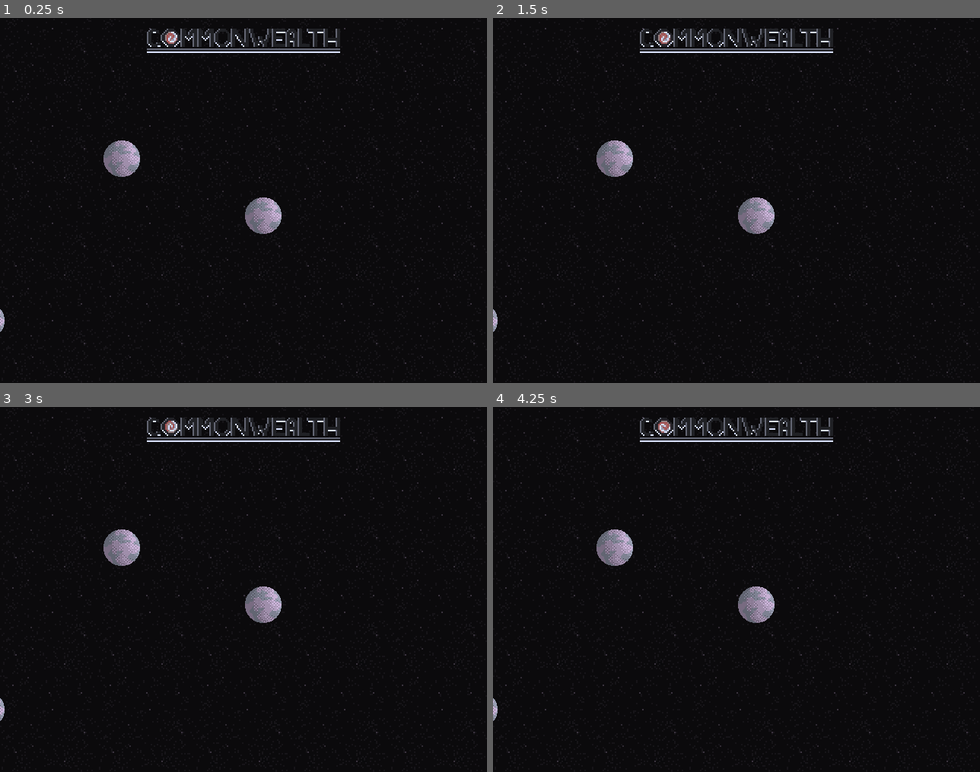
Above: before the commit, frames 1-4 (two rows, left to right).
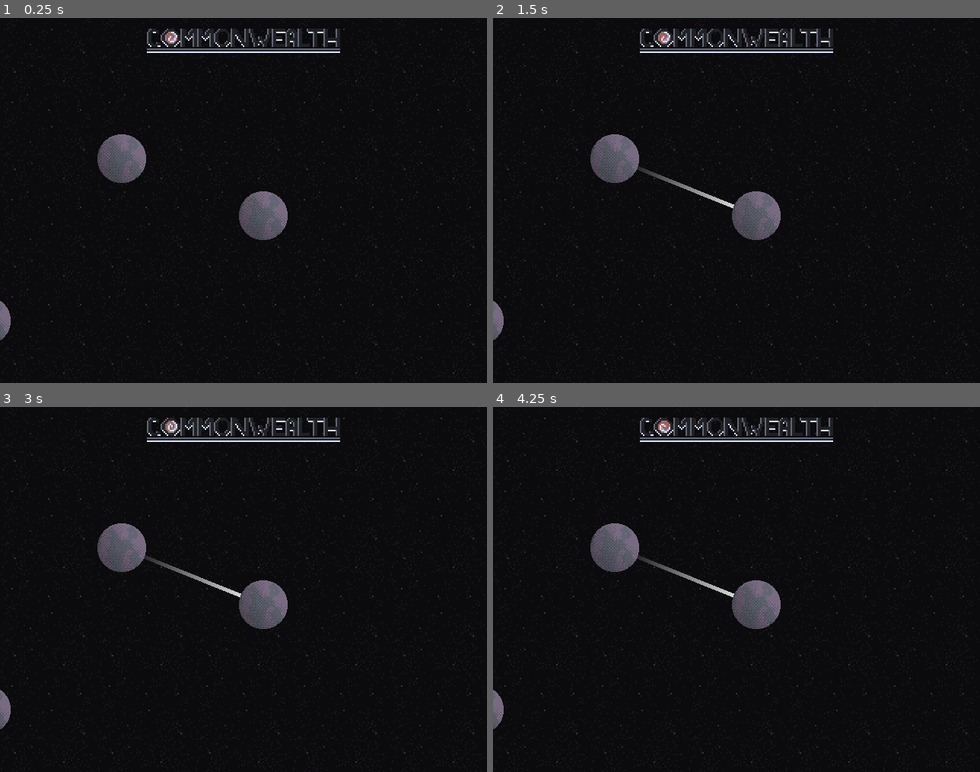
Above: after the commit, the same moments.

Repository: HumansAreHumans/CommonWealthGodot
Game: Godot game, scene res://Main.tscn
Same seed, same stepped clock (60 frames per second), same inputs: the game is played once before the commit and once after it.
Inputs (mouse positions are in pixels of both pictures, inside the frame that each line leads up to):
- Up to frame 1 (0.25 s): no input
- Up to frame 2 (1.5 s): move the mouse to (755, 215) at 0.52 s; click (755, 215) at 0.67 s; tap Enter at 1.25 s; move the mouse to (614, 160) at 1.27 s; click (614, 160) at 1.42 s
- Up to frame 3 (3 s): move the mouse to (292, 509) at 2.02 s; click (292, 509) at 2.17 s; move the mouse to (219, 662) at 2.77 s; click (219, 662) at 2.92 s
- Up to frame 4 (4.25 s): tap Space at 3.5 s; move the mouse to (882, 644) at 3.52 s; click (882, 644) at 3.67 s

The runs differ from the first frame. In frame 1, 2.2% of the frame differs, in the area x 0-98%, y 2-98%; in frame 2, 2.4%; in frame 3, 2.4%; in frame 4, 2.4%.
Error before the commit: Parse Error: Invalid operand types ("String" and "int") to operator "+". (res://Planet.gd:42)

Commit message:
Added connecting planets by clicking them

Diff:
--- a/Gate.gd
+++ b/Gate.gd
@@ -5,7 +5,7 @@
 # var b = "textvar"
 
 func _ready():
-	add_point(position)
+	add_point(Vector2(0, 0))
 
 
 #func _process(delta):
--- a/Gate.tscn
+++ b/Gate.tscn
@@ -4,6 +4,7 @@
 
 [node name="Gate" type="Line2D"]
 
+z_index = -1
 points = PoolVector2Array(  )
 width = 10.0
 default_color = Color( 0.4, 0.5, 1, 1 )
@@ -11,3 +12,4 @@
 sharp_limit = 2.0
 round_precision = 8
 script = ExtResource( 1 )
+_sections_unfolded = [ "Z Index" ]
--- a/Main.gd
+++ b/Main.gd
@@ -5,29 +5,33 @@
 
 var planets = []
 var i = 0
-var mouse_move = Vector2(0, 0)
 var zoom = 1
-var ZOOM_LIMIT = Vector2(1, 3)
+var ZOOM_LIMIT = Vector2(1, 1)
 var ZOOM_AMOUNT = 0.1
+
+var last_clicked = -1
 
 func _ready():
 	for x in range(NUM_PLANETS):
 		planets.push_back(spawn_planet())
 
 func spawn_planet():
-	i += 1
 	var scene = load("res://Planet.tscn")
 	var planet_instance = scene.instance()
+	planet_instance.ID = i
 	planet_instance.set_name("Planet" + str(i))
 	planet_instance.position = Vector2(randf() * PLANET_SPREAD - PLANET_SPREAD/2, randf() * PLANET_SPREAD - PLANET_SPREAD/2)
 	planet_instance.connect("clicked", self, "_planet_clicked", [i])
 	add_child(planet_instance)
-	return scene
+	i += 1
+	return planet_instance
 
-func _planet_clicked(idx, pressed):
-	print(idx)
+func _planet_clicked(idx):
+	if last_clicked >= 0:
+		planets[last_clicked].add_gate(planets[idx])
+	last_clicked = idx
 
-func _input(event):
+func _unhandled_input(event):
 	if event is InputEventMouseButton:
 		match event.button_index:
 			BUTTON_WHEEL_UP:
@@ -42,8 +46,5 @@
 				$Camera.zoom = Vector2(zoom, zoom)
 
 	if event is InputEventMouseMotion:
-		mouse_move = event.relative * -1
-
-	if Input.is_mouse_button_pressed(BUTTON_MASK_RIGHT) && mouse_move.length() > 0:
-		$Camera.translate(mouse_move * zoom)
-		mouse_move = Vector2(0, 0)
+		if Input.is_mouse_button_pressed(BUTTON_MASK_RIGHT):
+			$Camera.translate(event.relative * -1 * zoom)
--- a/Main.tscn
+++ b/Main.tscn
@@ -45,10 +45,10 @@
 motion_mirroring = Vector2( 0, 0 )
 _sections_unfolded = [ "Motion" ]
 
-[node name="space" type="Sprite" parent="ParallaxBackground/ParallaxLayer" index="0"]
+[node name="Space" type="Sprite" parent="ParallaxBackground/ParallaxLayer" index="0"]
 
 modulate = Color( 0.292969, 0.291824, 0.291824, 1 )
-position = Vector2( 318.519, 239.243 )
+position = Vector2( 317.159, 240.603 )
 scale = Vector2( 2, 2 )
 texture = ExtResource( 2 )
 region_enabled = true
--- a/Planet.gd
+++ b/Planet.gd
@@ -7,10 +7,12 @@
 const PLANET_TYPES = ["small", "medium", "large"]
 
 var GATES = []
+export (int) var ID = 0
 export (int) var GATE_LIMIT = 3
 export (int, "RESOURCE_ONE", "RESOURCE_TWO", "RESOURCE_THREE") var PRODUCES = 0
 export (int, "UNIT_ONE", "UNIT_TWO", "UNIT_THREE") var CONSUMES = 0
 
+var clicked = false
 var units = {
 	"r1": 0,
 	"r2": 0,
@@ -20,23 +22,47 @@
 	"u3": 0
 }
 
-func add_gate(node):
+
+func add_gate(node, propogate = true):
 	var active = GATES.size()
 	if active >= GATE_LIMIT:
 		return
 
+	if node == self:
+		return
+
+	if node in GATES:
+		return
+
 	GATES.push_back(node)
-	get_node("Gate" + active).add_point(node.translation)
+	get_node("Gate" + str(active)).add_point(node.position - position)
 	emit_signal("added_gate", node)
+
+	if propogate:
+		node.add_gate(self, false)
 
 func _input_event(viewport, event, shape_idx):
 	if event is InputEventMouseButton and event.button_index == BUTTON_LEFT:
-		emit_signal("clicked", event.is_pressed())
+		clicked = event.is_pressed()
+		if event.is_pressed():
+			emit_signal("clicked")
+
+func _unhandled_input(event):
+	if event is InputEventMouseMotion and clicked:
+		var Camera = get_node("/root/Main/Camera")
+		translate(event.relative)
+
+	if event is InputEventMouseButton \
+		and event.button_index == BUTTON_LEFT \
+		and clicked \
+		and !event.is_pressed():
+		clicked = false
 
 func _ready():
+	set_process_input(true)
 	PLANET_TYPE = PLANET_TYPES[randi() % 3]
 	$Type.animation = PLANET_TYPE
 
 func _process(delta):
 	for i in range(GATES.size()):
-		get_node("Gate" + i).set_point_position(i, GATES[i].translation)
+		get_node("Gate" + str(i)).set_point_position(1, GATES[i].position - position)
--- a/Planet.tscn
+++ b/Planet.tscn
@@ -1,10 +1,15 @@
-[gd_scene load_steps=8 format=2]
+[gd_scene load_steps=9 format=2]
 
 [ext_resource path="res://Planet.gd" type="Script" id=1]
 [ext_resource path="res://Gate.tscn" type="PackedScene" id=2]
 [ext_resource path="res://art/planet/large.png" type="Texture" id=3]
 [ext_resource path="res://art/planet/medium.png" type="Texture" id=4]
 [ext_resource path="res://art/planet/small.png" type="Texture" id=5]
+
+[sub_resource type="Gradient" id=3]
+
+offsets = PoolRealArray( 0, 1 )
+colors = PoolColorArray( 0, 0, 0, 1, 1, 1, 1, 1 )
 
 [sub_resource type="SpriteFrames" id=1]
 
@@ -37,28 +42,32 @@
 gravity = 98.0
 linear_damp = 0.1
 angular_damp = 1.0
-collision_layer = 0
-collision_mask = 0
 audio_bus_override = false
 audio_bus_name = "Master"
 script = ExtResource( 1 )
-_sections_unfolded = [ "Collision", "Pickable" ]
+_sections_unfolded = [ "Audio Bus", "Collision", "Material", "Pickable", "Transform", "Visibility", "Z Index" ]
 PLANET_TYPE = "medium"
+ID = 0
 GATE_LIMIT = 3
 PRODUCES = 0
 CONSUMES = 0
 
-[node name="Gate1" parent="." index="0" instance=ExtResource( 2 )]
+[node name="Gate0" parent="." index="0" instance=ExtResource( 2 )]
 
-[node name="Gate2" parent="." index="1" instance=ExtResource( 2 )]
+width = 5.0
+default_color = Color( 1, 1, 1, 1 )
+gradient = SubResource( 3 )
+_sections_unfolded = [ "Fill", "Z Index" ]
 
-[node name="Gate3" parent="." index="2" instance=ExtResource( 2 )]
+[node name="Gate1" parent="." index="1" instance=ExtResource( 2 )]
 
-[node name="Gate4" parent="." index="3" instance=ExtResource( 2 )]
+[node name="Gate2" parent="." index="2" instance=ExtResource( 2 )]
 
-[node name="Gate5" parent="." index="4" instance=ExtResource( 2 )]
+[node name="Gate3" parent="." index="3" instance=ExtResource( 2 )]
 
-[node name="Gate6" parent="." index="5" instance=ExtResource( 2 )]
+[node name="Gate4" parent="." index="4" instance=ExtResource( 2 )]
+
+[node name="Gate5" parent="." index="5" instance=ExtResource( 2 )]
 
 [node name="Type" type="AnimatedSprite" parent="." index="6"]
 
--- a/space.gd
+++ /dev/null
@@ -1,7 +0,0 @@
-extends Sprite
-
-var time = 0
-
-func _process(delta):
-	time += delta
-	opacity = sin(time)
